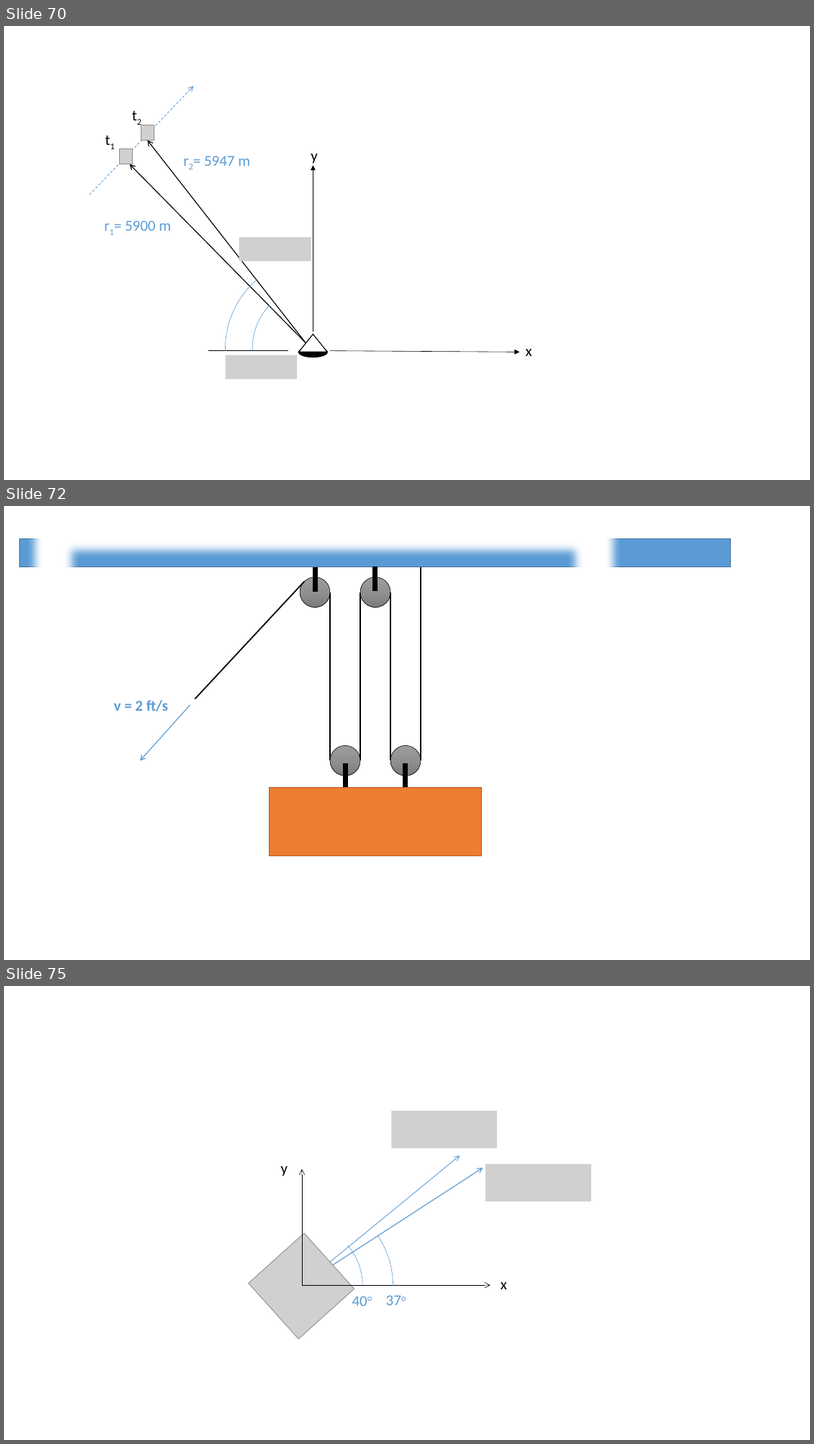
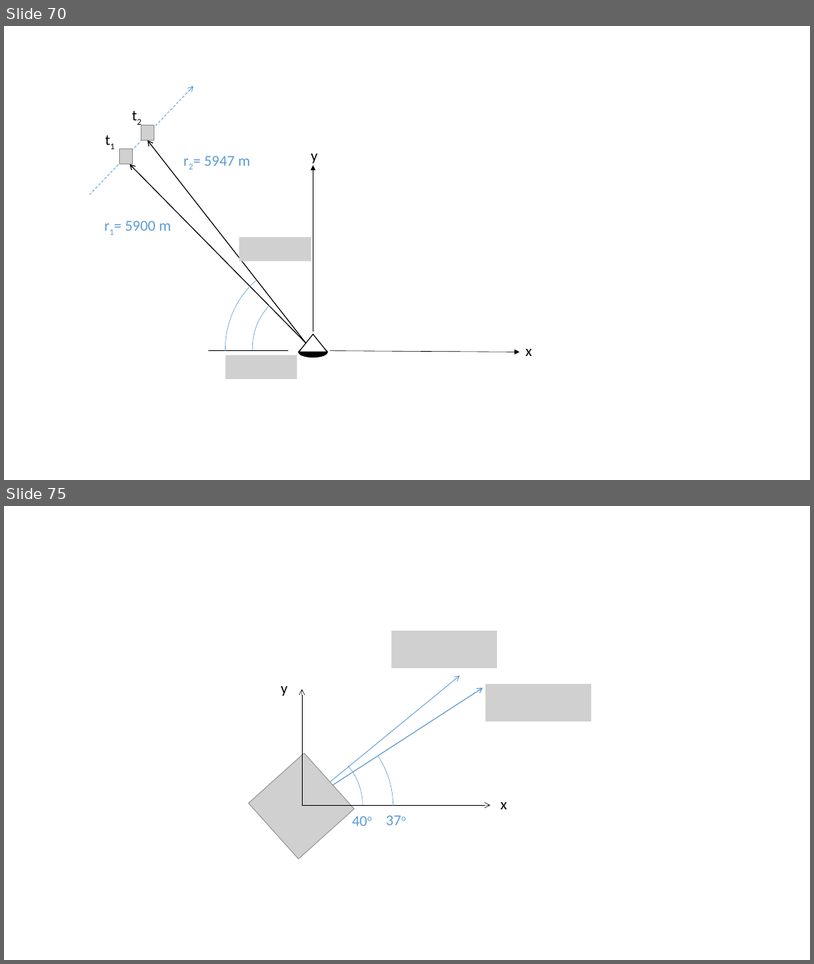
Before and after one commit to JacobMoore/mechanics_textbook, a slide deck: Homework Problems/Homework_Diagrams.pptx. Shown one above the other, each under a label of ours: slides 70, 72 and 75 before the commit, slides 70 and 75 after it; the slides between them are not shown. The pictures are 814x1444 and 814x964 pixels, drawn with LibreOffice and Linux fonts; fonts in the diff are those of the drawing; grey boxes stand for pictures. Boxes give left, top, right and bottom in pixels: in the first picture for what was removed or moved away, otherwise in the second. Text is boxed around its words. In the diff, an @@ line names an element or a change of style, - is before the commit and + after.

```diff
--- a/Homework Problems/Homework_Diagrams.pptx
+++ b/Homework Problems/Homework_Diagrams.pptx
@@ slide 72 removed at <box>4,506,810,960</box>, background #FFFFFF @@
@@ frame removed at <box>28,506,621,926</box> @@
@@ rectangle removed at <box>19,539,731,567</box> @@
@@ line removed from (316, 567) to (316, 591) @@
@@ line removed from (376, 567) to (376, 591) @@
@@ line removed from (421, 761) to (421, 567) @@
@@ line removed from (196, 699) to (305, 582) @@
@@ ellipse removed at <box>300,577,330,607</box> @@
@@ line removed from (330, 761) to (330, 592) @@
@@ line removed from (360, 761) to (360, 592) @@
@@ ellipse removed at <box>360,577,391,607</box> @@
@@ line removed from (391, 761) to (391, 592) @@
@@ text removed at <box>114,700,168,711</box> @@
-v = 2 ft/s
@@ arrow removed from (190, 705) to (140, 761) @@
@@ ellipse removed at <box>330,746,360,776</box> @@
@@ line removed from (346, 764) to (346, 788) @@
@@ ellipse removed at <box>391,746,421,776</box> @@
@@ line removed from (406, 764) to (406, 788) @@
@@ rectangle removed at <box>270,788,482,855</box> @@
```
Also in this commit, not shown: 1 slide changed, 2 slides added, 1 other slide removed, 21 other files.
